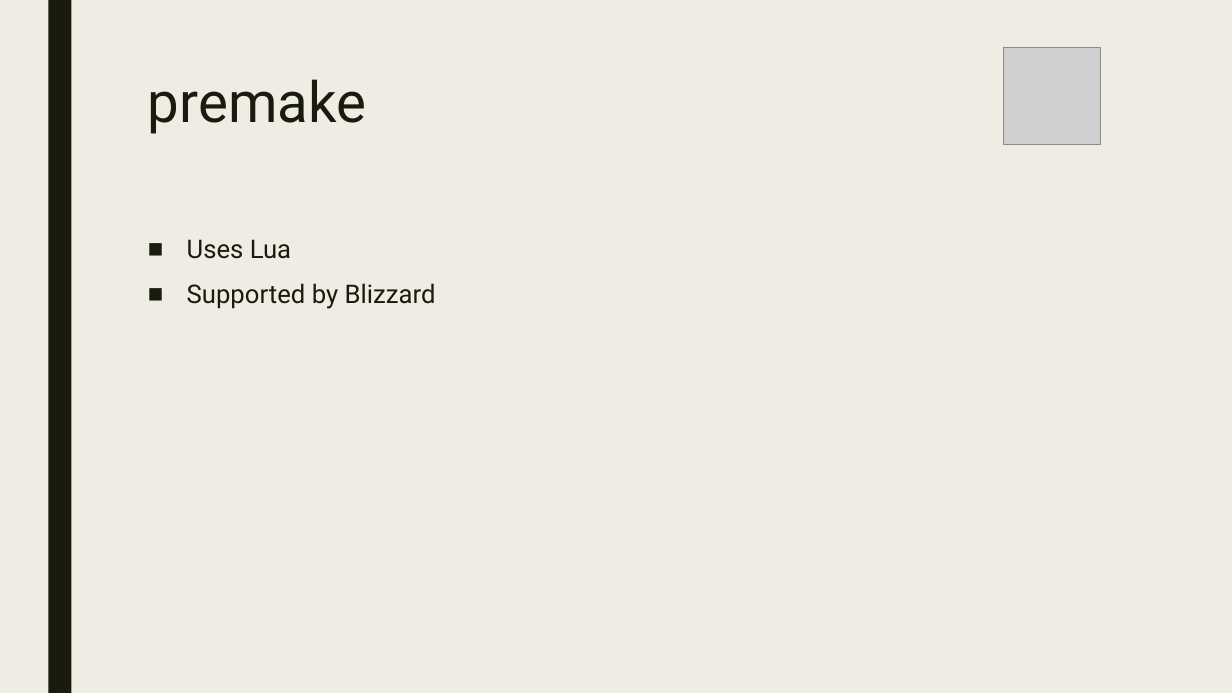
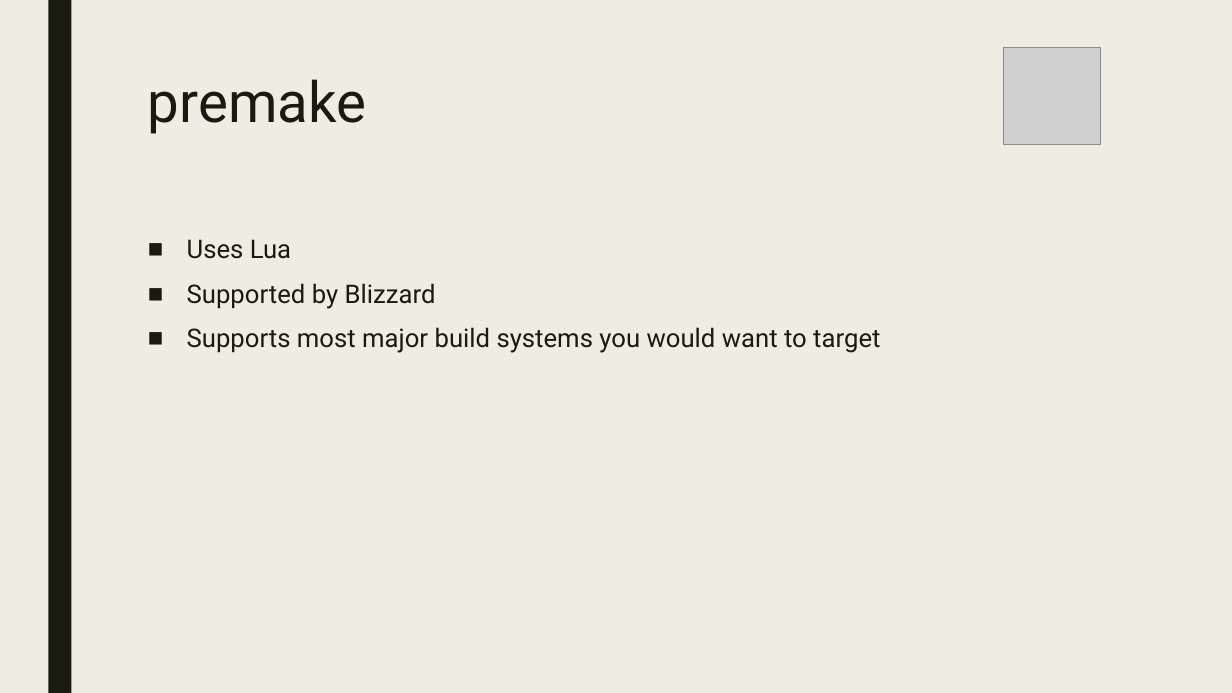
Before and after one commit to playmer/CMakePresentation, a slide deck: slide 6 of PreBuild Systems.pptx. Drawn at 1232x693 pixels with LibreOffice and Linux fonts; fonts in the diff are those of the drawing; grey boxes stand for pictures. Boxes give left, top, right and bottom in pixels: in the first picture for what was removed or moved away, otherwise in the second. Text is boxed around its words. In the diff, an @@ line names an element or a change of style, - is before the commit and + after.

```diff
--- a/PreBuild Systems.pptx
+++ b/PreBuild Systems.pptx
@@ text at (x1=187, y1=327, x2=880, y2=353): paragraph added @@
+■ Supports most major build systems you would want to target
```
Also in this commit, not shown: 10 other slides changed, 10 slides added, 1 slide removed.
